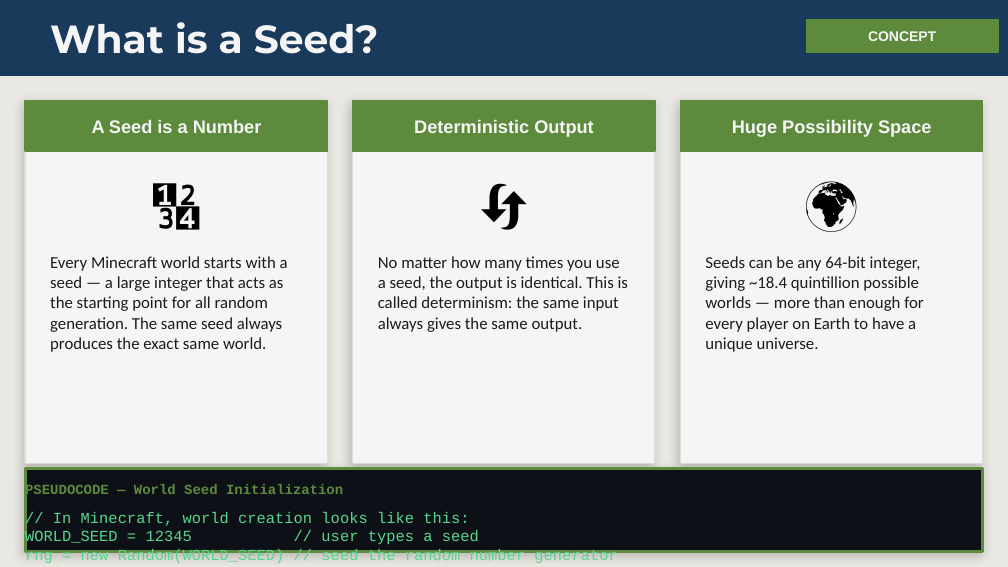
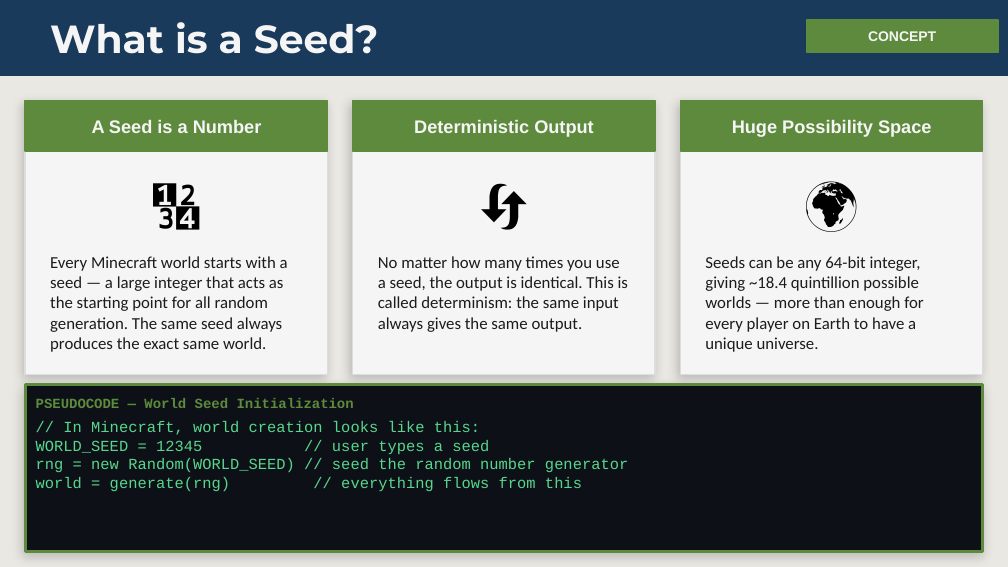
Before and after one commit to andreasbank/wurfelland, a slide deck: slide 2 of map_ generation.pptx. Drawn at 1008x567 pixels with LibreOffice and Linux fonts; fonts in the diff are those of the drawing. Boxes give left, top, right and bottom in pixels: in the first picture for what was removed or moved away, otherwise in the second. Text is boxed around its words. In the diff, an @@ line names an element or a change of style, - is before the commit and + after.

```diff
--- a/map_ generation.pptx
+++ b/map_ generation.pptx
@@ rectangle: place and size @@
-rectangle at <box>25,101,328,464</box>
+rectangle at <box>25,101,328,375</box>
@@ rectangle: place and size @@
-rectangle at <box>353,101,655,464</box>
+rectangle at <box>353,101,655,375</box>
@@ rectangle: place and size @@
-rectangle at <box>680,101,983,464</box>
+rectangle at <box>680,101,983,375</box>
@@ rectangle: place and size @@
-rectangle at <box>25,469,983,551</box>
+rectangle at <box>25,385,983,551</box>
@@ text "PSEUDOCODE — World Seed Initialization" rewrapped from <box>25,483,343,498</box> to <box>36,398,354,408</box> @@
@@ text "// In Minecraft, world creation ..." rewrapped from <box>25,512,617,563</box> to <box>36,421,628,491</box> @@
```
Also in this commit, not shown: 1 other slide changed, 4 other files.
